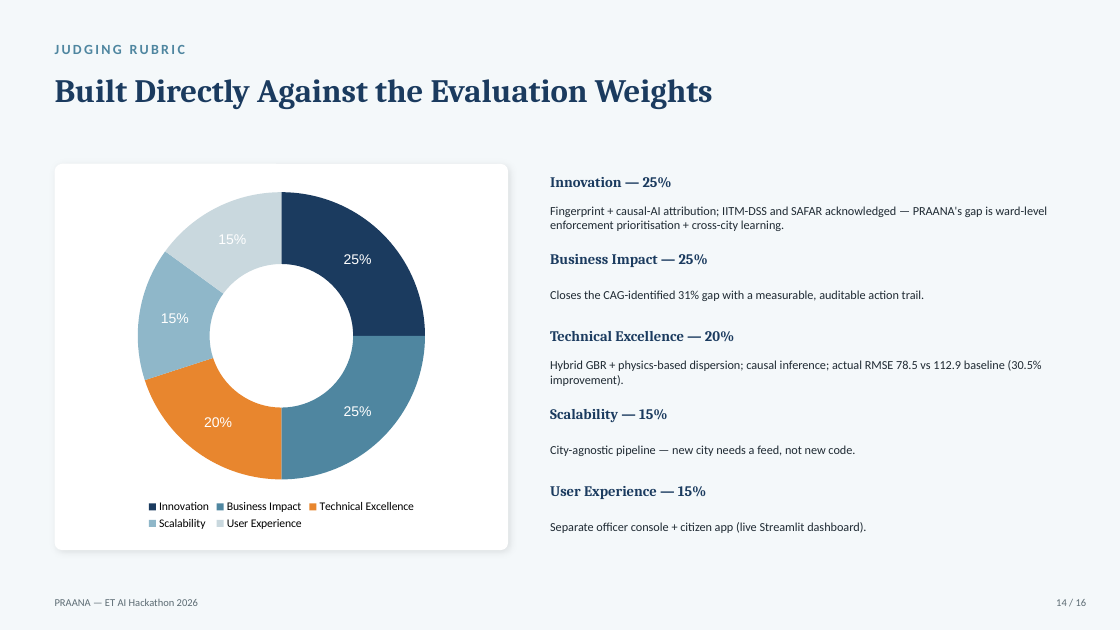
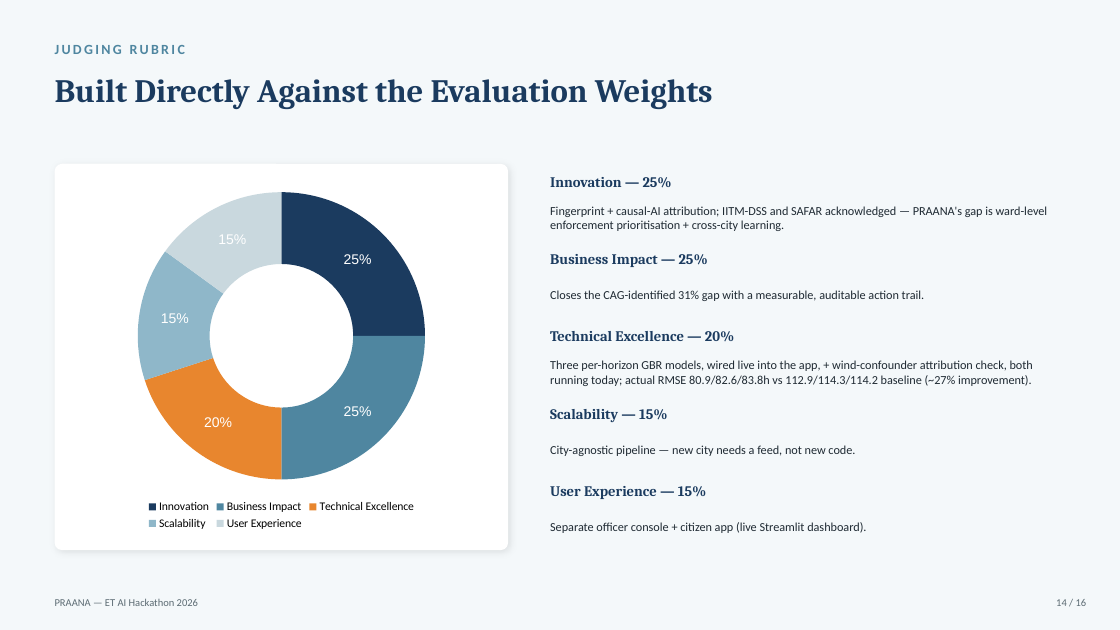
Before and after one commit to Aaditee13/praana-air-quality-intelligence, a slide deck: slide 14 of docs/PRAANA_Pitch_Deck.pptx. Drawn at 1120x630 pixels with LibreOffice and Linux fonts; fonts in the diff are those of the drawing. Boxes give left, top, right and bottom in pixels: in the first picture for what was removed or moved away, otherwise in the second. Text is boxed around its words. In the diff, an @@ line names an element or a change of style, - is before the commit and + after.

```diff
--- a/docs/PRAANA_Pitch_Deck.pptx
+++ b/docs/PRAANA_Pitch_Deck.pptx
@@ text at <box>550,360,1033,386</box>: text changed @@
-Hybrid GBR + physics-based dispersion; causal inference; actual RMSE 78.5 vs 112.9 baseline (30.5% improvement).
+Three per-horizon GBR models, wired live into the app, + wind-confounder attribution check, both running today; actual RMSE 80.9/82.6/83.8h vs 112.9/114.3/114.2 baseline (~27% improvement).
```
Also in this commit, not shown: 6 other slides changed, 3 other files.
